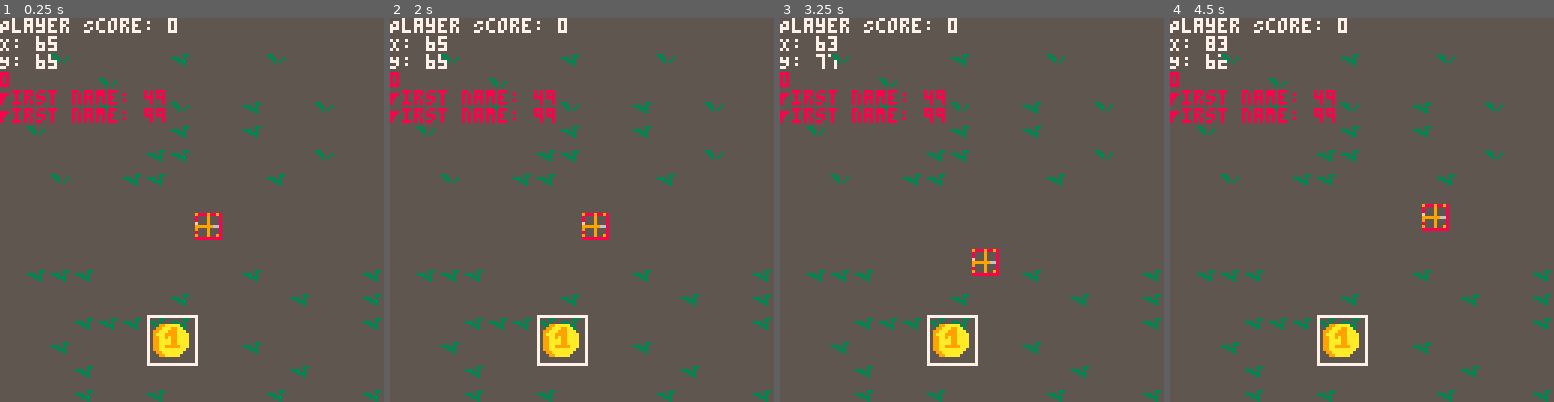
Above: before the commit, frames 1-4 (left to right).
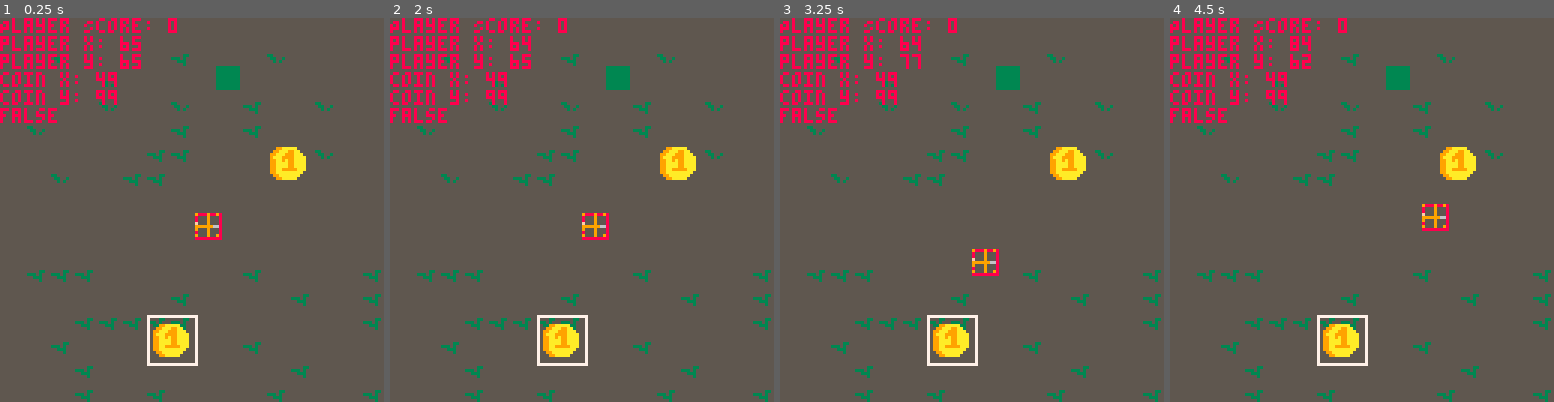
Above: after the commit, the same moments.

Repository: RGHuynh/collection_dot_game
Game: PICO-8 cartridge index.p8
Two runs of this game, one before a commit and one after it. Both use one fixed random seed, a clock stepped at 60 frames per second and the inputs below.
Inputs:
- Up to frame 1 (0.25 s): no input
- Up to frame 2 (2 s): hold Left from 1.97 s (still down)
- Up to frame 3 (3.25 s): release Left at 2.37 s; hold Down 2.42-2.82 s; hold Right from 2.87 s (still down)
- Up to frame 4 (4.5 s): release Right at 3.53 s; hold Up 3.58-4.08 s; hold Right from 4.13 s (still down)

The runs differ from the first frame. In frame 1, 4.7% of the frame differs, in the area x 0-80%, y 0-44%; in frame 2, 4.7%; in frame 3, 4.6%; in frame 4, 4.7%.

Commit message:
update radius collision

Diff:
--- a/index.p8
+++ b/index.p8
@@ -7,14 +7,14 @@
 #include script/coin/coin.p8.lua
 #include script/utilities/map.p8.lua
 __gfx__
-00000000900090090000000000000000000000000000000000000000000000000000000000000000000000000000000000000000000000000000000000000000
-00000000000090000000000000000000000000000000000000000000000000000000000000000000000000000000000000000000000000000000000000000000
-00000000000090000000000000000000000000000000000000000000000000000000000000000000000000000000000000000000000000000000000000000000
-00000000f00090000000000000000000000099aaaaa0000000000000000000000000000000000000000000000000000000000000000000000000000000000000
-0000000099999966033000000000033000099aaa99aa000000000000000000000000000000000000000000000000000000000000000000000000000000000000
-000000009000900000330030033303000099aaa999aaa00000000000000000000000000000000000000000000000000000000000000000000000000000000000
-00000000000090000003030000033300009aaa9999aaaa0000000000000000000000000000000000000000000000000000000000000000000000000000000000
-000000009000900900000000000003000099aa9a99aaaa0000000000000000000000000000000000000000000000000000000000000000000000000000000000
+00000000900090090000000000000000000000000000000033333333000000000000000000000000000000000000000000000000000000000000000000000000
+00000000000090000000000000000000000000000000000033333333000000000000000000000000000000000000000000000000000000000000000000000000
+00000000000090000000000000000000000000000000000033333333000000000000000000000000000000000000000000000000000000000000000000000000
+00000000f00090000000000000000000000099aaaaa0000033333333000000000000000000000000000000000000000000000000000000000000000000000000
+0000000099999966033000000000033000099aaa99aa000033333333000000000000000000000000000000000000000000000000000000000000000000000000
+000000009000900000330030033303000099aaa999aaa00033333333000000000000000000000000000000000000000000000000000000000000000000000000
+00000000000090000003030000033300009aaa9999aaaa0033333333000000000000000000000000000000000000000000000000000000000000000000000000
+000000009000900900000000000003000099aa9a99aaaa0033333333000000000000000000000000000000000000000000000000000000000000000000000000
 000000000000000000000000000000000099aaaa99aaaa0000000000000000000000000000000000000000000000000000000000000000000000000000000000
 000000000000000000000000000000000099aaaa99aaaa0000000000000000000000000000000000000000000000000000000000000000000000000000000000
 000000000000000000000000000000000099aa99999aaa0000000000000000000000000000000000000000000000000000000000000000000000000000000000
@@ -22,16 +22,16 @@
 0000000000000000000000000000000000099aaaaaaa000000000000000000000000000000000000000000000000000000000000000000000000000000000000
 00000000000000000000000000000000000099aaaaa0000000000000000000000000000000000000000000000000000000000000000000000000000000000000
 __gff__
-0000000001010000000000000000000000000000010100000000000000000000000000000000000000000000000000000000000000000000000000000000000000000000000000000000000000000000000000000000000000000000000000000000000000000000000000000000000000000000000000000000000000000000
+0000000001010100000000000000000000000000010100000000000000000000000000000000000000000000000000000000000000000000000000000000000000000000000000000000000000000000000000000000000000000000000000000000000000000000000000000000000000000000000000000000000000000000
 0000000000000000000000000000000000000000000000000000000000000000000000000000000000000000000000000000000000000000000000000000000000000000000000000000000000000000000000000000000000000000000000000000000000000000000000000000000000000000000000000000000000000000
 __map__
 0000000000000000000000000000000000000000000000000000000000000000000000000000000000000000000000000000000000000000000000000000000000000000000000000000000000000000000000000000000000000000000000000000000000000000000000000000000000000000000000000000000000000000
 0000020000000003000000020000000000000000000000000000000000000000000000000000000000000000000000000000000000000000000000000000000000000000000000000000000000000000000000000000000000000000000000000000000000000000000000000000000000000000000000000000000000000000
-0000000002000000000000000000000000000000000000000000000000000000000000000000000000000000000000000000000000000000000000000000000000000000000000000000000000000000000000000000000000000000000000000000000000000000000000000000000000000000000000000000000000000000
+0000000002000000000600000000000000000000000000000000000000000000000000000000000000000000000000000000000000000000000000000000000000000000000000000000000000000000000000000000000000000000000000000000000000000000000000000000000000000000000000000000000000000000
 0000000002000002000003000002000000000000000000000000000000000000000000000000000000000000000000000000000000000000000000000000000000000000000000000000000000000000000000000000000000000000000000000000000000000000000000000000000000000000000000000000000000000000
 0002000000000003000003000000000000000000000000000000000000000000000000000000000000000000000000000000000000000000000000000000000000000000000000000000000000000000000000000000000000000000000000000000000000000000000000000000000000000000000000000000000000000000
-0000000000000303000000000002000000000000000000000000000000000000000000000000000000000000000000000000000000000000000000000000000000000000000000000000000000000000000000000000000000000000000000000000000000000000000000000000000000000000000000000000000000000000
-0000020000030300000000030000000000000000000000000000000000000000000000000000000000000000000000000000000000000000000000000000000000000000000000000000000000000000000000000000000000000000000000000000000000000000000000000000000000000000000000000000000000000000
+0000000000000303000000040502000000000000000000000000000000000000000000000000000000000000000000000000000000000000000000000000000000000000000000000000000000000000000000000000000000000000000000000000000000000000000000000000000000000000000000000000000000000000
+0000020000030300000000141500000000000000000000000000000000000000000000000000000000000000000000000000000000000000000000000000000000000000000000000000000000000000000000000000000000000000000000000000000000000000000000000000000000000000000000000000000000000000
 0000000000000000000000000000000000000000000000000000000000000000000000000000000000000000000000000000000000000000000000000000000000000000000000000000000000000000000000000000000000000000000000000000000000000000000000000000000000000000000000000000000000000000
 0000000000000000000000000000000000000000000000000000000000000000000000000000000000000000000000000000000000000000000000000000000000000000000000000000000000000000000000000000000000000000000000000000000000000000000000000000000000000000000000000000000000000000
 0000000000000000000000000000000000000000000000000000000000000000000000000000000000000000000000000000000000000000000000000000000000000000000000000000000000000000000000000000000000000000000000000000000000000000000000000000000000000000000000000000000000000000
--- a/script/coin/coin.p8.lua
+++ b/script/coin/coin.p8.lua
@@ -3,6 +3,7 @@
   sprite = 4,
 
   current_coins = {},
+
 
   draw = function(self)
     local is_current_coins_lower_than_limit = # self.current_coins < self.current_coin_limit
@@ -12,20 +13,28 @@
       local random_y = flr(rnd((100)))
 
       add(self.current_coins, {
-        x = random_x,
-        y = random_y,
+        pixel_x = random_x,
+        pixel_y = random_y,
+        tile_x = flr(random_x / 8),
+        tile_y = flr(random_y / 8),
+        tile_x2 = flr((random_x + 2) / 8),
+        tile_y2 = flr((random_y - 6)  / 8),
+        size = 8,
         sprite = self.sprite
       })
     end
 
-    draw_coin(self.current_coins)
+    draw_coin(self.current_coins, self.spawn_coins)
 
   end
 }
 
-function draw_coin(current_coins)
-  for coin in all(current_coins) do
-    rect(coin.x, coin.y, coin.x + 16, coin.y + 16, 7)
-    spr(coin.sprite, coin.x, coin.y, 2, 2)
-  end
+function draw_coin(current_coins, spawn_coins)
+    for coin in all(current_coins) do
+      rect(coin.pixel_x, coin.pixel_y, coin.pixel_x + 16, coin.pixel_y + 16, 7)
+      spr(coin.sprite, coin.pixel_x, coin.pixel_y, 2, 2)
+
+    end
+
+
 end
--- a/script/main.p8.lua
+++ b/script/main.p8.lua
@@ -10,10 +10,10 @@
 
   -- DEBUGGING
   print("Player Score: " .. Player.score)
-  print("X: " .. Player.x)
-  print("Y: " .. Player.y)
+  -- print("X: " .. Player.x)
+  -- print("Y: " .. Player.y)
 
   Map:draw()
+  Coin:draw()
   Player:draw()
-  Coin:draw()
 end
--- a/script/player/movement.p8.lua
+++ b/script/player/movement.p8.lua
@@ -9,6 +9,7 @@
   margin_top_px = 0,
 
   sprite = 1,
+  size = 0,
 
   score = 0,
 
@@ -23,39 +24,42 @@
 
     local player_hit_box = self:player_hit_box()
 
+    local t = player_hit_box.tile_player_x
+    local e =  player_hit_box.tile_player_y
+
+    print('player x: ' .. self.x + self.size)
+    print('player y: ' .. self.y + self.size)
 
 
-    for k, v in pairs(object.current_coins) do
-      -- local dx = abs(self.x - o.x)
-      -- local dy = abs(self.y - o.y)
-      local a = mget(v.x, v.y)
-      print(a)
-      print("First name: "..v.x)
-      print("First name: "..v.y)
+    for k, coin in pairs(object.current_coins) do
 
+      local found_coin = (coin.pixel_x +4) == self.x + self.size and (coin.pixel_y  + 4) == self.y + self.size
 
-      -- -- for example, pick up if within 8 pixels
-      -- rect(dx, dy, dx + 8, dy +8, 3)
-      -- if dx <= 8 and dy <= 8 then
-      --   del(object.current_coins, o)
-      --   spr(0, o.x, o.y, 2, 2)
-      --   sfx(0)
-      --   self.score = self.score + 1
-      -- end
+      print('coin x: ' .. coin.pixel_x)
+      print('coin y: ' .. coin.pixel_y)
+      print(found_coin)
+
+      if found_coin then
+        del(object.current_coins, coin)
+        spr(0, coin.pixel_x, coin.pixel_x, 2, 2)
+        sfx(0)
+        self.score = self.score + 1
+      end
+
     end
   end,
 
   player_hit_box = function(self)
-    local player_x = self.x / 8
-    local player_y = self.y / 8
-    local player_x2 = (self.x + 7) / 4
-    local player_y2 = (self.y + 7) / 4
+    local tile_player_x = flr(self.x / 8)
+    local tile_player_y = flr(self.y / 8)
+    local tile_player_x2 = flr((self.x + 7) / 4)
+    local tile_player_y2 = flr((self.y + 7) / 4)
 
     return {
-      player_x = player_x,
-      player_y = player_y,
-      player_x2 = player_x2,
-      player_y2 = player_y2
+      tile_player_x = tile_player_x,
+      tile_player_y = tile_player_y,
+      tile_player_x2 = tile_player_x2,
+      tile_player_y2 = tile_player_y2
     }
   end,
 
@@ -66,7 +70,7 @@
     self:movement()
 
     Map:collision(self, current_player_position_x, current_player_position_y)
-    rect(self.x, self.y, self.x +8, self.y +8, 8)
+    rect(self.x - self.size, self.y - self.size, self.x +8 + self.size, self.y +8 + self.size, 8)
 
     self:d_pick_up(Coin)
     spr(Player.sprite, Player.x, Player.y)
